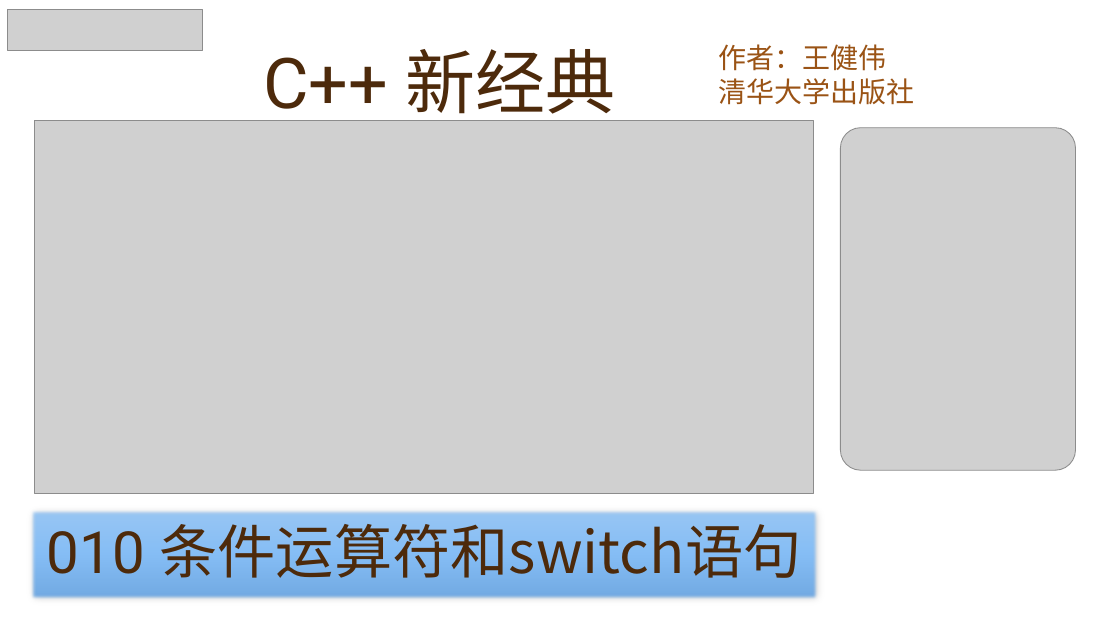
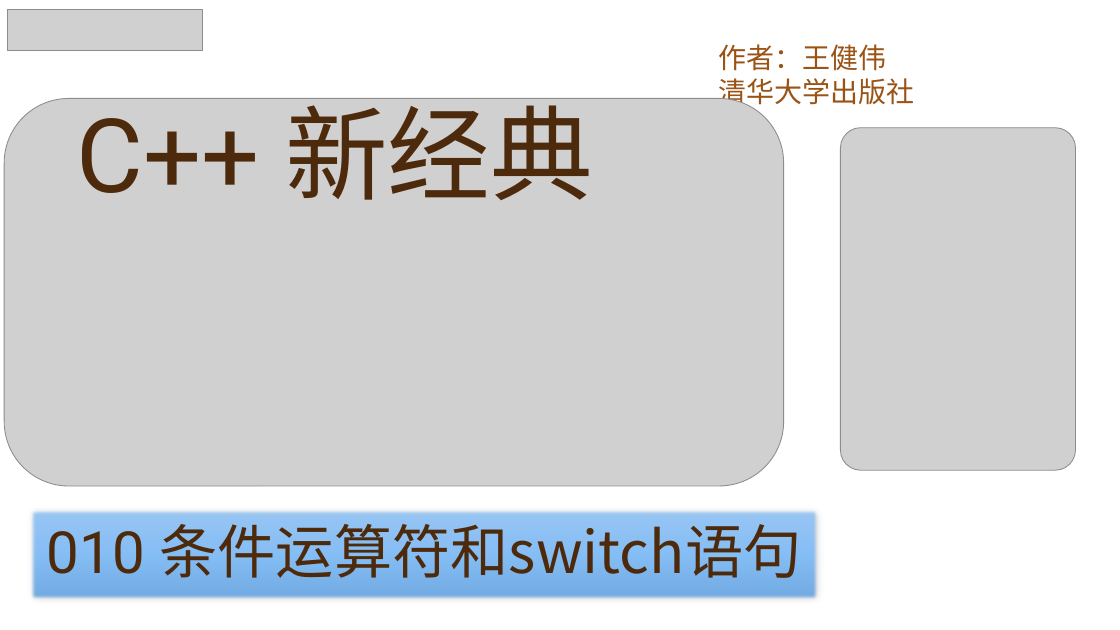
Before and after one commit to yasenstar/learn_cpp, a slide deck: slide 10 of cpp_new/C++ 新经典.pptx. Drawn at 1120x630 pixels with LibreOffice and Linux fonts; fonts in the diff are those of the drawing; grey boxes stand for pictures; background and template pictures are left out. Boxes give left, top, right and bottom in pixels: in the first picture for what was removed or moved away, otherwise in the second. Text is boxed around its words. In the diff, an @@ line names an element or a change of style, - is before the commit and + after.

```diff
--- a/cpp_new/C++ 新经典.pptx
+++ b/cpp_new/C++ 新经典.pptx
@@ title "C++ 新经典": place and size @@
-title "C++ 新经典" at <box>263,49,616,125</box>
+title "C++ 新经典" at <box>77,87,593,200</box>
@@ title "C++ 新经典" at <box>77,87,593,200</box>: size 60 to 88 pt; alignment left to centre; vertical alignment bottom to middle @@
@@ picture: place and size @@
-picture at <box>34,121,814,493</box>
+picture at <box>4,98,784,486</box>
```
Also in this commit, not shown: 10 other slides changed, 1 slide added, 29 other files.
